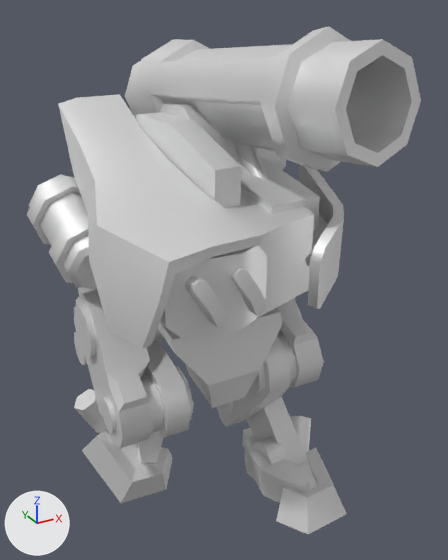
What one commit did to the glTF model legbal.glb.
Before and after are seen from a 50 mm lens placed at (-21.4, -44.0, 40.9), pointed at (2.9, 0.3, 18.8). Every picture has the same lights, and +X, +Y and +Z are marked at lower left. The first picture is the older version. Where no turn or scale is listed for an object, it has been applied to the vertices.

The first picture shows 'armor', 'barrel', 'lfoot', 'lknee', 'lleg', 'lthigh', 'pelvis', 'rfoot', 'rknee', 'rthigh', 'torso' and 1 more.
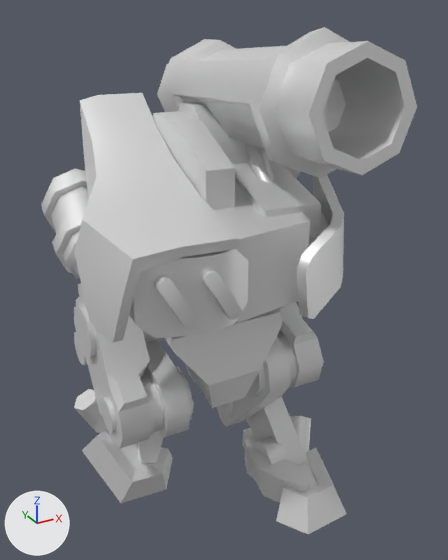
Where the change shows, as pixel boxes [x1, y1, x2, y2] in the pictures (448 x 560 px):
'armor', turned
    before: [58, 94, 344, 349]
    after: [74, 93, 344, 343]
'barrel', turned
    before: [125, 26, 421, 172]
    after: [157, 27, 417, 179]
'torso', turned
    before: [27, 112, 320, 341]
    after: [41, 111, 321, 339]

The change, as a diff of the scene's bpy script:
```diff
--- a/legbal.glb.py
+++ b/legbal.glb.py
@@ ob_torso @@
 ob_torso.location = (0.0, 0.0, 1.08)
-ob_torso.rotation_euler = (0.0, 0.0, 0.0945)  # degrees (0, 0, 5.4)
+ob_torso.rotation_euler = (0.0, 0.0, -0.0945)  # degrees (0, 0, -5.4)
```
